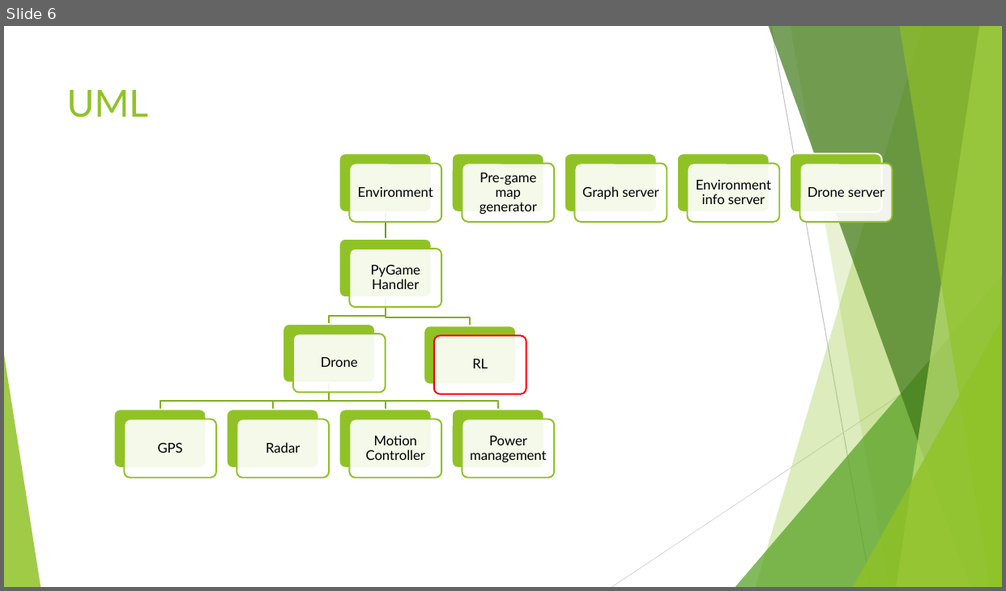
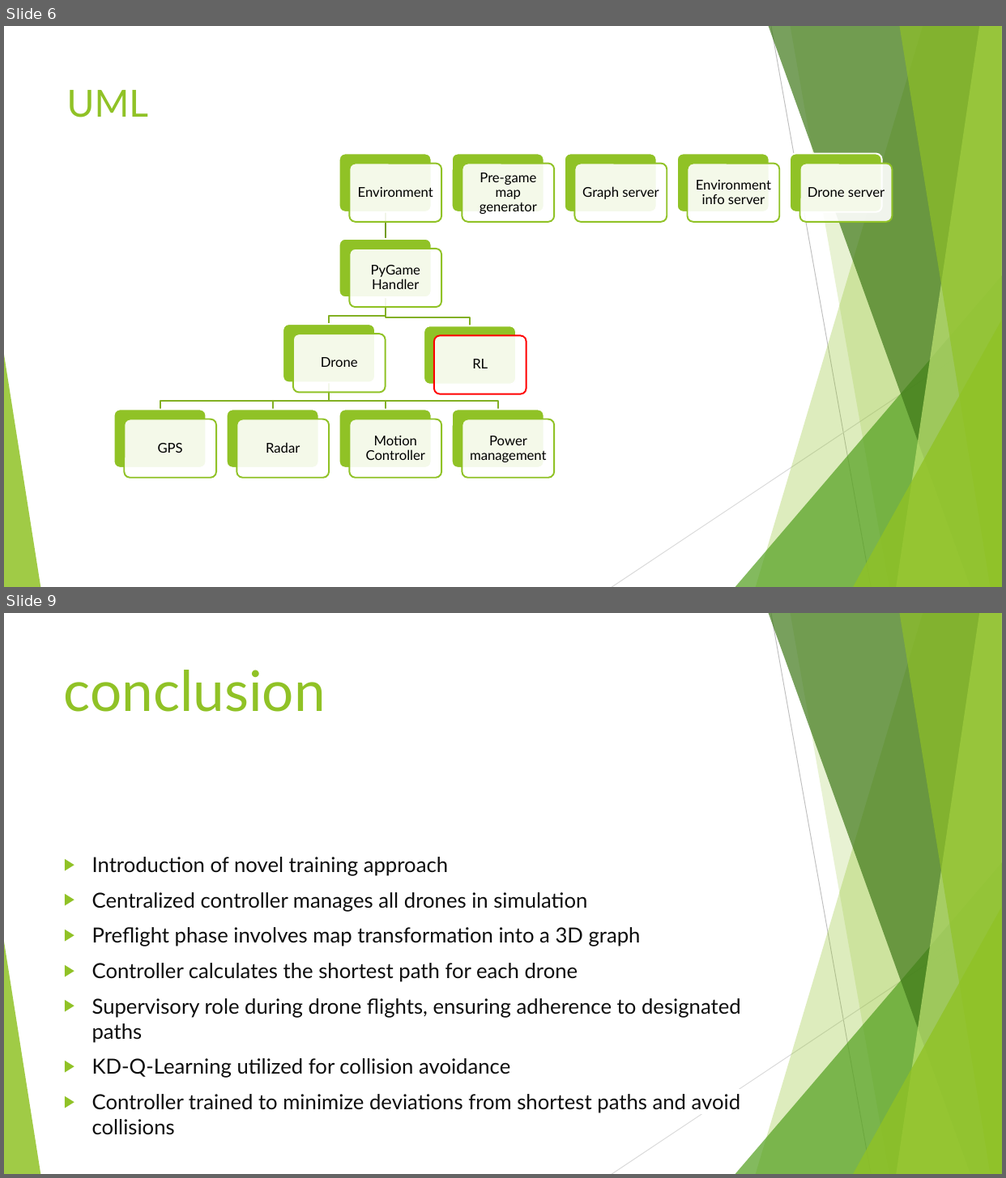
Before and after one commit to ShAssaf/DroneSim, a slide deck: Docs/Project_601.pptx. Shown one above the other, each under a label of ours: slide 6 before the commit, slides 6 and 9 after it; the slides between them are not shown. The pictures are 1006x591 and 1006x1178 pixels, drawn with LibreOffice and Linux fonts; fonts in the diff are those of the drawing. Boxes give left, top, right and bottom in pixels: in the first picture for what was removed or moved away, otherwise in the second. Text is boxed around its words. In the diff, an @@ line names an element or a change of style, - is before the commit and + after.

```diff
--- a/Docs/Project_601.pptx
+++ b/Docs/Project_601.pptx
@@ slide 9 added at box(4, 613, 1002, 1174), background #FFFFFF; not listed: 10 template elements that a slide beside it also shows @@
@@ title added at box(64, 670, 326, 712), 54 pt, text #90C226 @@
+conclusion
@@ text added at box(92, 857, 741, 1135), 20 pt, text #0D0D0D @@
+▶ Introduction of novel training approach
+▶ Centralized controller manages all drones in simulation
+▶ Preflight phase involves map transformation into a 3D graph
+▶ Controller calculates the shortest path for each drone
+▶ Supervisory role during drone flights, ensuring adherence to designated paths
+▶ KD-Q-Learning utilized for collision avoidance
+▶ Controller trained to minimize deviations from shortest paths and avoid collisions
```
Also in this commit, not shown: 2 other slides added, 3 slides removed, 1 other file.
